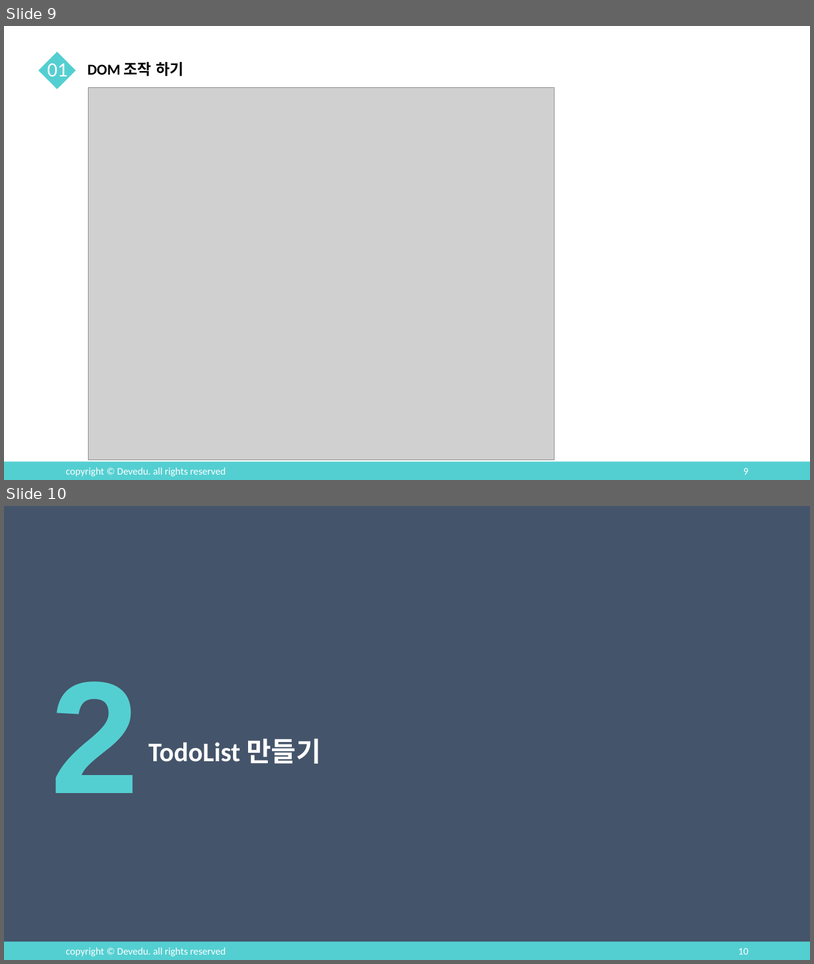
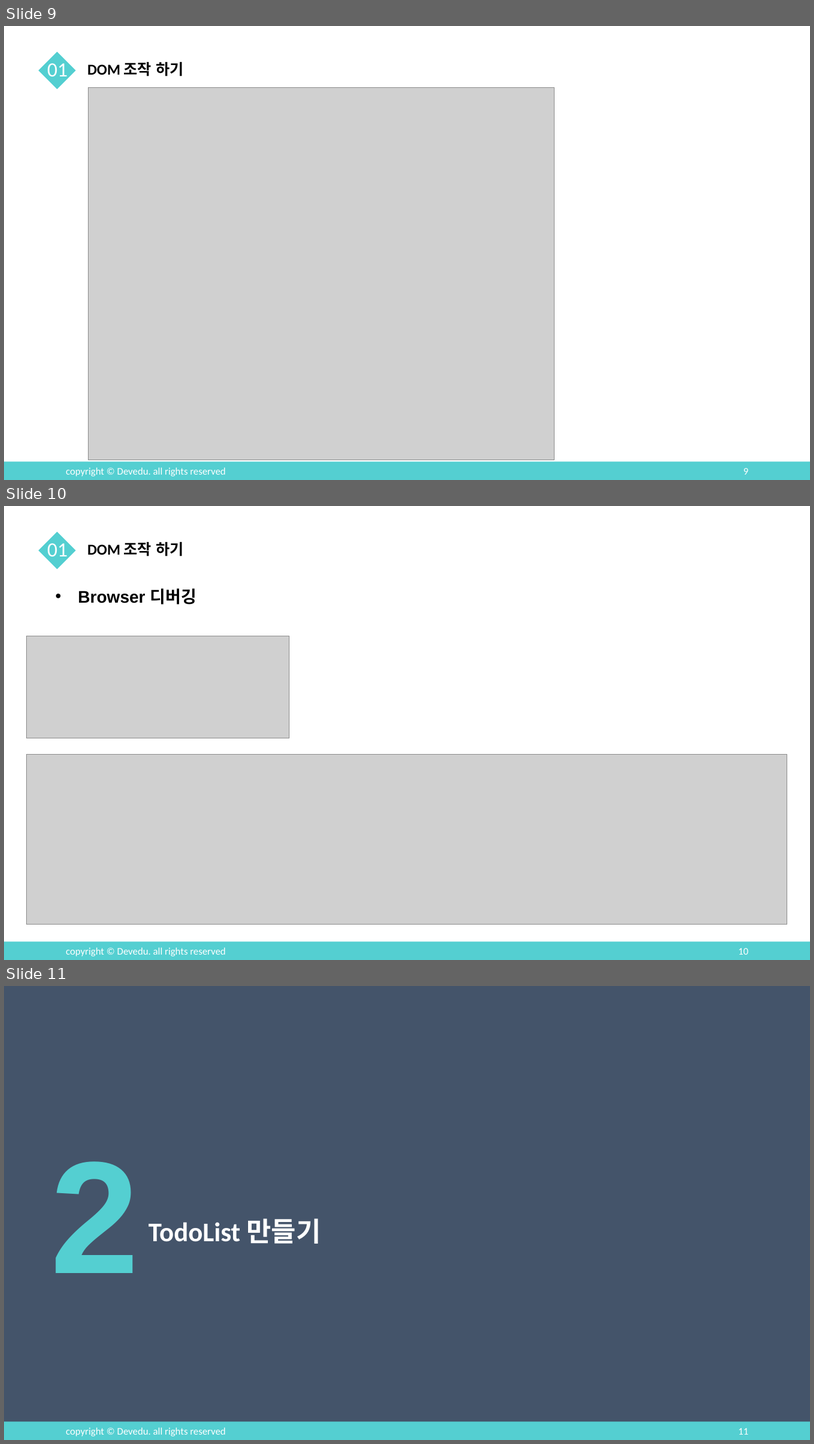
Before and after one commit to KimJeonghun91/devedu-web-class, a slide deck: ppt/Javascript 교안/_06_Todolist 실습.pptx. Shown one above the other, each under a label of ours: slides 9 and 10 before the commit, slides 9, 10 and 11 after it. The pictures are 814x964 and 814x1444 pixels, drawn with LibreOffice and Linux fonts; fonts in the diff are those of the drawing; grey boxes stand for pictures. Boxes give left, top, right and bottom in pixels: in the first picture for what was removed or moved away, otherwise in the second. Text is boxed around its words. In the diff, an @@ line names an element or a change of style, - is before the commit and + after.

```diff
--- a/ppt/Javascript 교안/_06_Todolist 실습.pptx
+++ b/ppt/Javascript 교안/_06_Todolist 실습.pptx
@@ slide 10 added at [4, 506, 810, 960], background #54CFD1; not listed: 3 template elements that a slide beside it also shows @@
@@ text added at [47, 540, 68, 561], 24 pt, text #FFFFFF @@
+01
@@ text added at [87, 542, 183, 556], 18 pt, text #000000, bold @@
+DOM 조작 하기
@@ text added at [78, 588, 197, 604], 20 pt, text #000000, bold @@
+• Browser 디버깅
@@ picture added at [26, 636, 290, 738] @@
@@ picture added at [26, 754, 788, 925] @@
@@ page number added at [738, 948, 749, 954], 12 pt, text #FFFFFF @@
+10
@@ what was slide 10 is now slide 11 @@
@@ page number at [738, 1428, 749, 1434]: text changed @@
-10
+11
```
Also in this commit, not shown: 4 other files.
